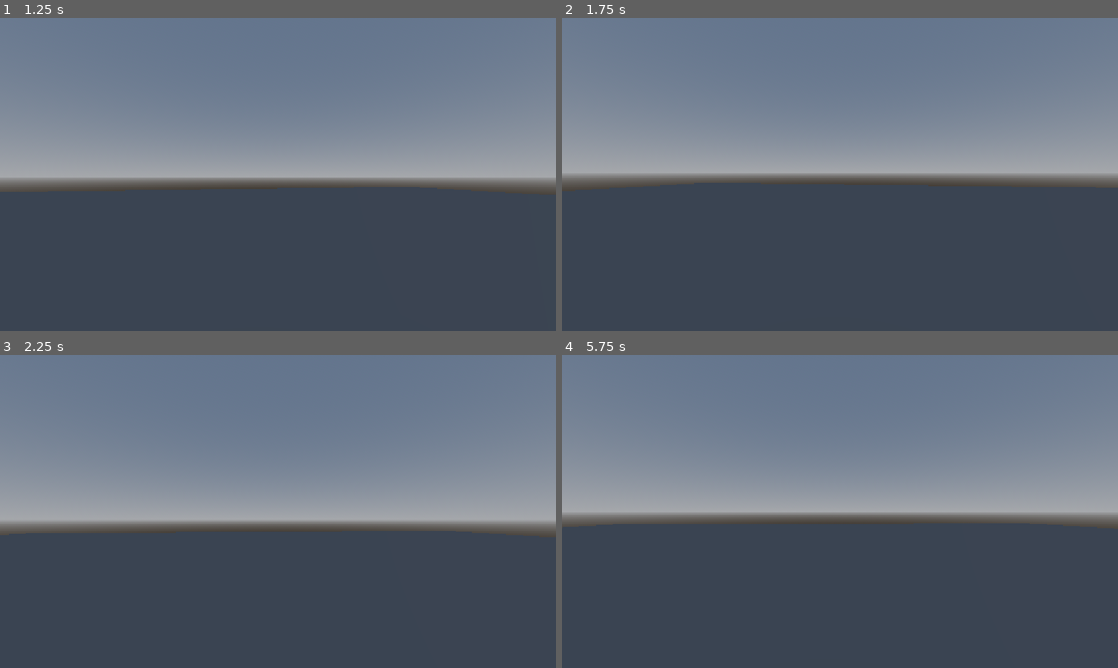
Above: before the commit, frames 1-4 (two rows, left to right).
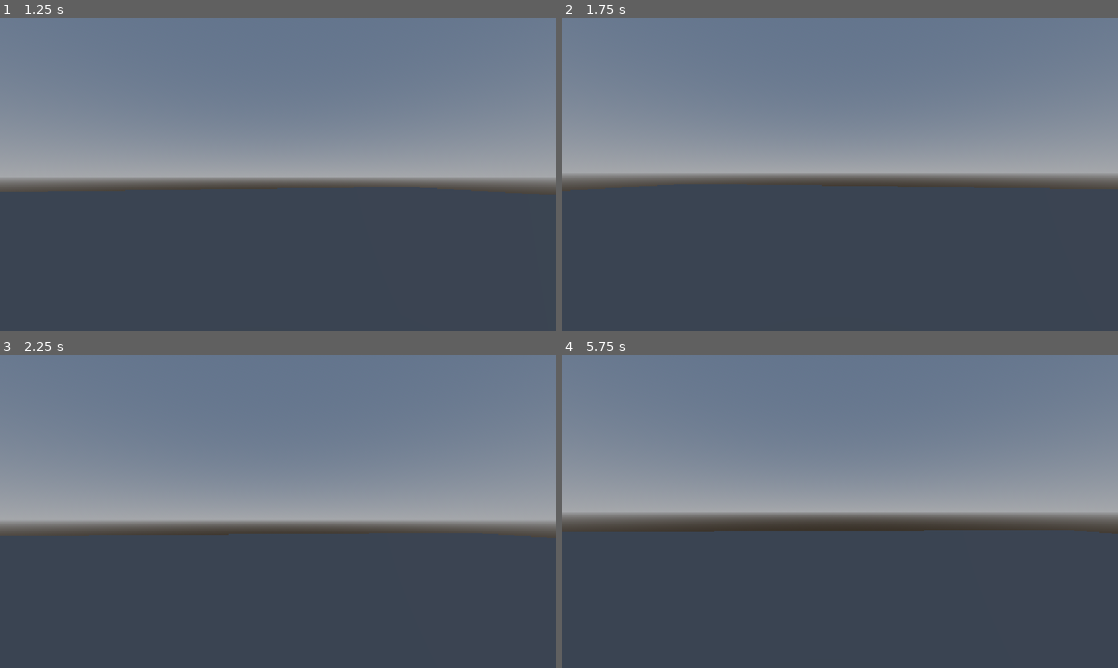
Above: after the commit, the same moments.

Repository: mgklein/ZombieGame
Game: Godot game, scene res://scenes/system/main_scene.tscn
Two runs of this game, one before a commit and one after it. Both use one fixed random seed, a clock stepped at 60 frames per second and the inputs below.
Inputs (mouse positions are in pixels of both pictures, inside the frame that each line leads up to):
- Up to frame 1 (1.25 s): tap Enter at 0.5 s; move the mouse to (305, 174) at 0.52 s
- Up to frame 2 (1.75 s): tap Space (debug_move) at 1.25 s; move the mouse to (812, 174) at 1.27 s
- Up to frame 3 (2.25 s): move the mouse to (289, 505) at 2.02 s
- Up to frame 4 (5.75 s): move the mouse to (834, 517) at 2.77 s; tap Enter at 3.5 s; move the mouse to (878, 514) at 3.52 s; tap Space (debug_move) at 4.15, 4.25 s; move the mouse to (795, 508) at 4.27 s; move the mouse to (845, 511) at 5.02 s

Frame 1 is identical in both runs. In frame 2, 0.2% of the frame differs, in the area x 37-82%, y 53-55%; in frame 3, 0.3%; in frame 4, 1.6%, in the area x 0-100%, y 54-58%.

Commit message:
Basic track movement
Lerp isn't quite right but idea is there

Diff:
--- a/assets/scripts/player/player_controller.gd
+++ b/assets/scripts/player/player_controller.gd
@@ -1,4 +1,14 @@
 class_name PlayerController extends CharacterBody3D
+
+@export var path_controller : PathFollow3D
+#@export var acceleration : float = 0.01
+var _target_progress : float = 0.0
 
 func update_rotation(rotation_input) -> void:
 	global_transform.basis = Basis.from_euler(rotation_input)
+
+func _physics_process(delta: float) -> void:
+	if Input.is_action_just_pressed("debug_move"):
+		_target_progress = path_controller.progress_ratio + 0.2
+
+	path_controller.progress_ratio = lerp(path_controller.progress_ratio, _target_progress, delta)
--- a/levels/prototype_level.tscn
+++ b/levels/prototype_level.tscn
@@ -17,6 +17,13 @@
 [sub_resource type="CylinderShape3D" id="CylinderShape3D_riqys"]
 height = 5.0
 radius = 2.0
+
+[sub_resource type="Curve3D" id="Curve3D_ycx7s"]
+_data = {
+"points": PackedVector3Array(0, 0, 0, 0, 0, 0, 0, 0, 0, -10, 0, 0, 0, 0, 0, 10, 0, -10, 0, 0, -10, 0, 0, 0, 20, 0, 0),
+"tilts": PackedFloat32Array(0, 0, 0)
+}
+point_count = 3
 
 [node name="PrototypeLevel" type="Node3D" unique_id=30809116]
 
@@ -44,5 +51,13 @@
 
 [node name="WorldEnvironment" parent="." unique_id=1057363427 instance=ExtResource("1_1ykrc")]
 
-[node name="PlayerController" parent="." unique_id=414205256 instance=ExtResource("2_ycx7s")]
-transform = Transform3D(1, 0, 0, 0, 1, 0, 0, 0, 1, 0, 1, 0)
+[node name="MovementPath" type="Path3D" parent="." unique_id=384265511]
+curve = SubResource("Curve3D_ycx7s")
+
+[node name="PathController" type="PathFollow3D" parent="MovementPath" unique_id=666956414]
+transform = Transform3D(0.99999636, 0, 0, 0, 0.999997, 0, 0, 0, 0.99999535, 0, 0, 0)
+
+[node name="PlayerController" parent="MovementPath/PathController" unique_id=414205256 node_paths=PackedStringArray("path_controller") instance=ExtResource("2_ycx7s")]
+transform = Transform3D(1.0000037, 0, 0, 0, 1.000003, 0, 0, 0, 1.0000046, 0, 1.000003, 0)
+visible = false
+path_controller = NodePath("..")
